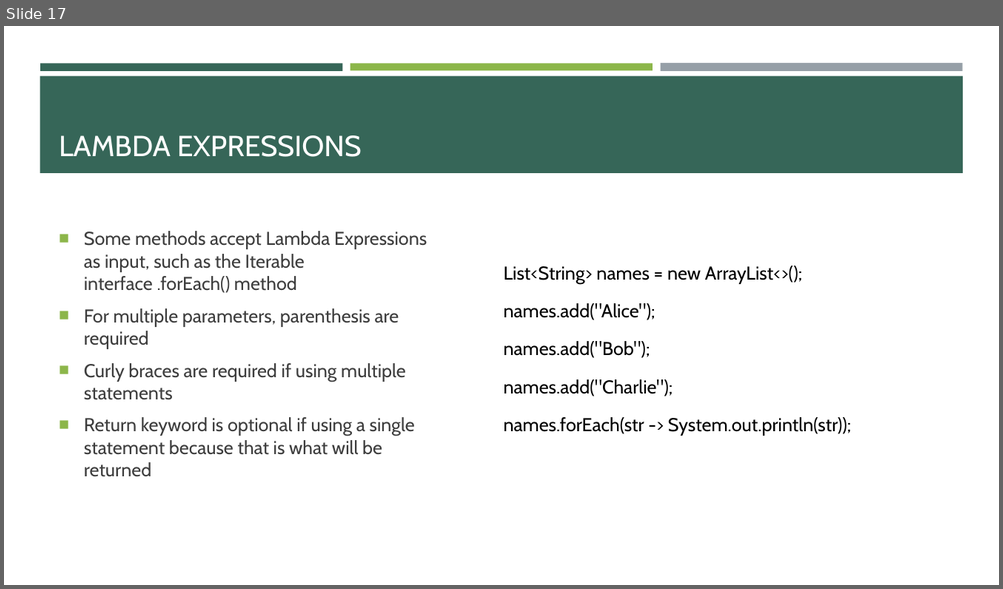
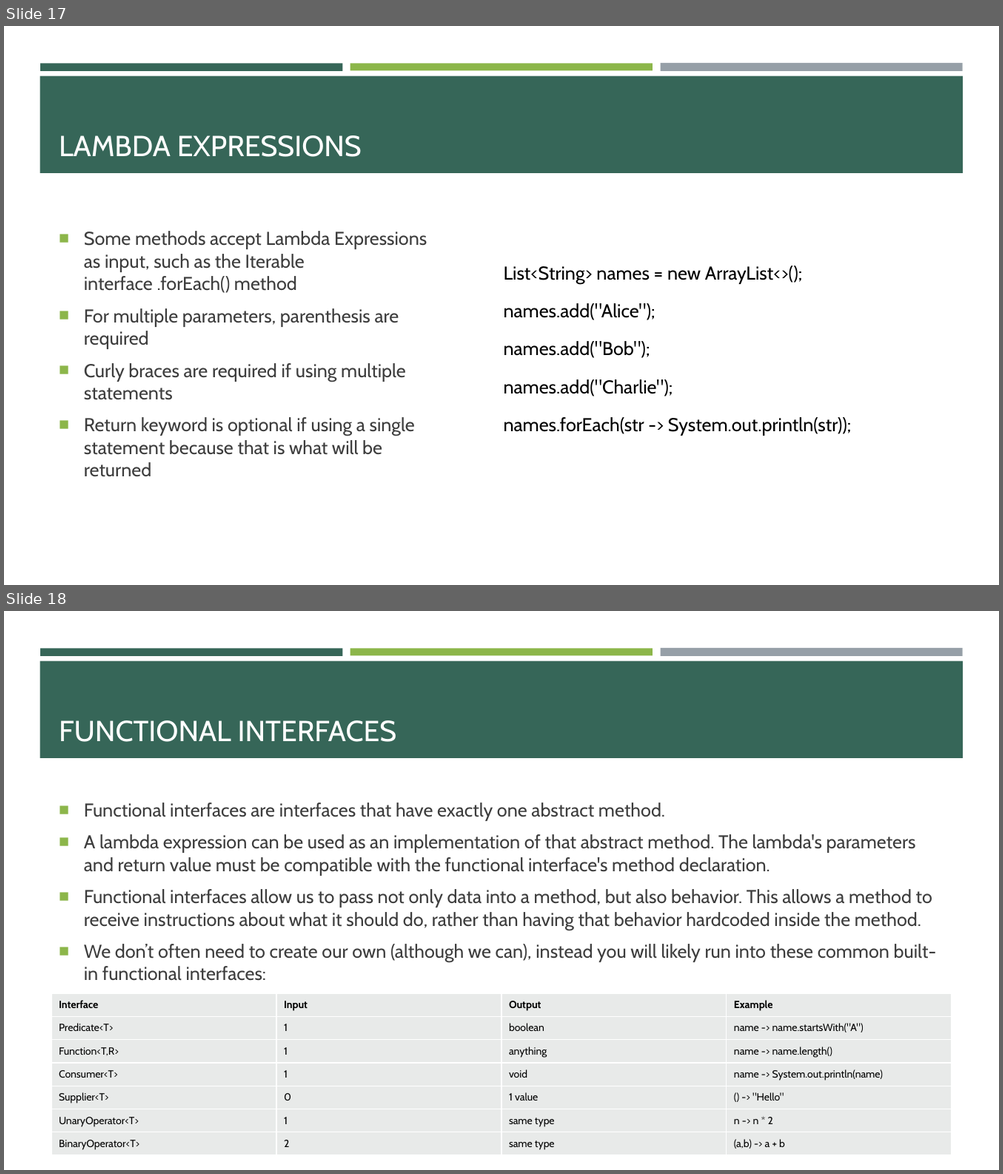
Before and after one commit to e-m-wilson/java-fs, a slide deck: Week_4/Advanced_Java_Design_Patterns_&_JDBC.pptx. Shown one above the other, each under a label of ours: slide 17 before the commit, slides 17 and 18 after it. The pictures are 1003x589 and 1003x1174 pixels, drawn with LibreOffice and Linux fonts; fonts in the diff are those of the drawing. Boxes give left, top, right and bottom in pixels: in the first picture for what was removed or moved away, otherwise in the second. Text is boxed around its words. In the diff, an @@ line names an element or a change of style, - is before the commit and + after.

```diff
--- a/Week_4/Advanced_Java_Design_Patterns_&_JDBC.pptx
+++ b/Week_4/Advanced_Java_Design_Patterns_&_JDBC.pptx
@@ slide 18 added at (x1=4, y1=611, x2=999, y2=1170), background #FFFFFF; not listed: 4 template elements that a slide beside it also shows @@
@@ title added at (x1=59, y1=721, x2=397, y2=742), 28 pt, text #FFFFFF @@
+FUNCTIONAL INTERFACES
@@ text added at (x1=84, y1=803, x2=936, y2=981), 18 pt, text #3D3D3D @@
+■ Functional interfaces are interfaces that have exactly one abstract method.
+■ A lambda expression can be used as an implementation of that abstract method. The lambda's parameters and return value must be compatible with the functional interface's method declaration.
+■ Functional interfaces allow us to pass not only data into a method, but also behavior. This allows a method to receive instructions about what it should do, rather than having that behavior hardcoded inside the method.
+■ We don’t often need to create our own (although we can), instead you will likely run into these common built-in functional interfaces:
@@ table added at (x1=52, y1=994, x2=953, y2=1156), 7 rows, 4 columns @@
+Interface | Input | Output | Example
+Predicate<T> | 1 | boolean | name -> name.startsWith("A")
+Function<T,R> | 1 | anything | name -> name.length()
+Consumer<T> | 1 | void | name -> System.out.println(name)
+Supplier<T> | 0 | 1 value | () -> "Hello"
+UnaryOperator<T> | 1 | same type | n -> n * 2
+BinaryOperator<T> | 2 | same type | (a,b) -> a + b
```
Also in this commit, not shown: 2 other slides added, 4 other files.
